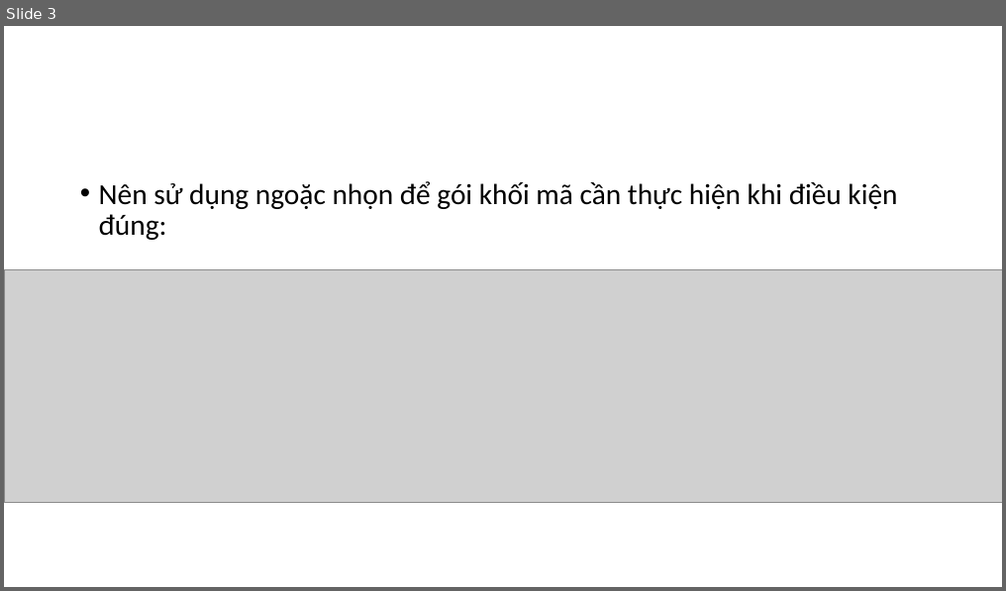
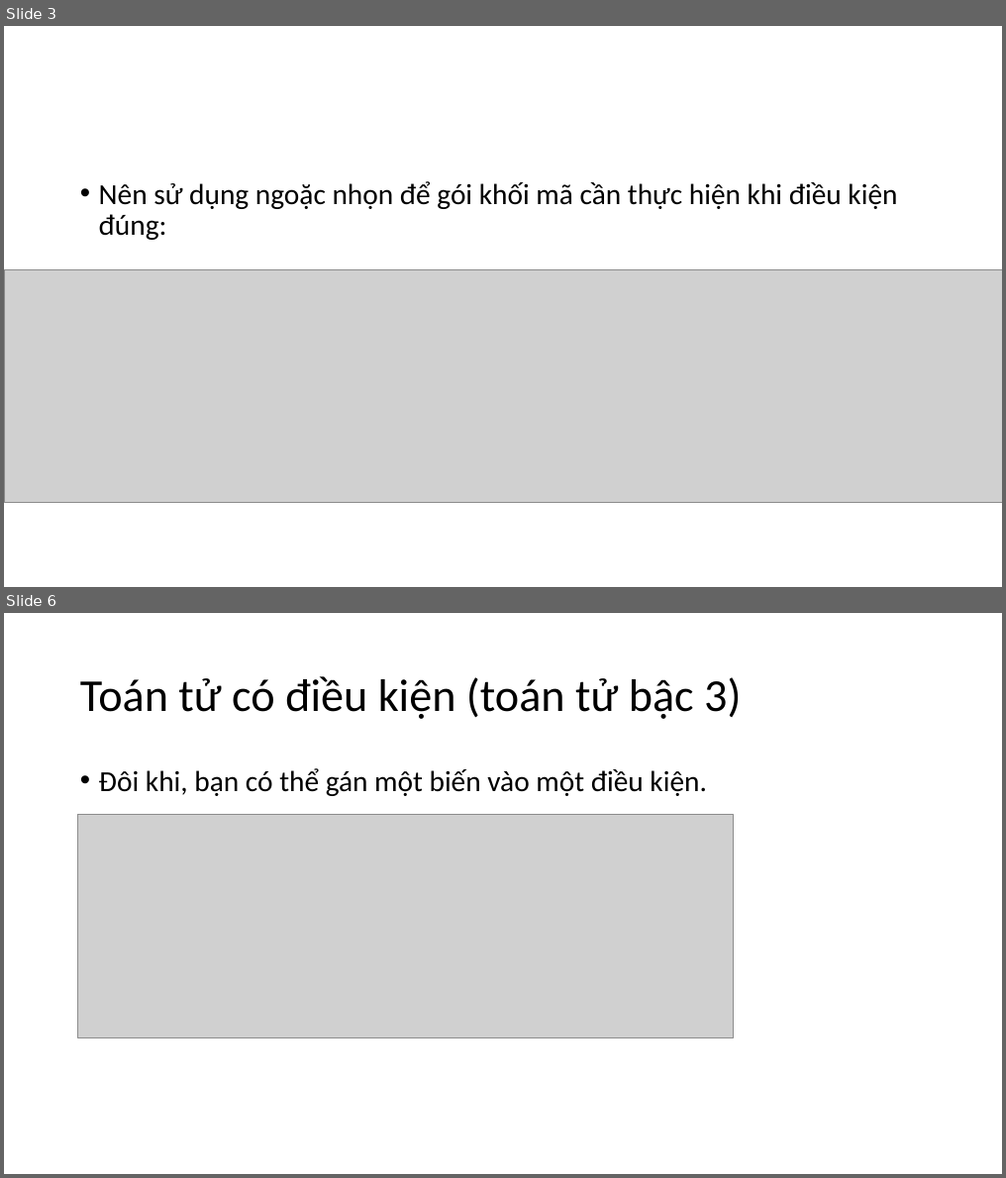
Before and after one commit to cuongcungcoi/web28, a slide deck: lab9/dịch 2.10.pptx. Shown one above the other, each under a label of ours: slide 3 before the commit, slides 3 and 6 after it; the slides between them are not shown. The pictures are 1006x591 and 1006x1178 pixels, drawn with LibreOffice and Linux fonts; fonts in the diff are those of the drawing; grey boxes stand for pictures. Boxes give left, top, right and bottom in pixels: in the first picture for what was removed or moved away, otherwise in the second. Text is boxed around its words. In the diff, an @@ line names an element or a change of style, - is before the commit and + after.

```diff
--- a/lab9/dịch 2.10.pptx
+++ b/lab9/dịch 2.10.pptx
@@ slide 6 added at <box>4,613,1002,1174</box>, background #FFFFFF @@
@@ title added at <box>80,676,741,719</box>, 44 pt, text #000000 @@
+Toán tử có điều kiện (toán tử bậc 3)
@@ text added at <box>99,768,707,796</box>, 28 pt, text #000000 @@
+• Đôi khi, bạn có thể gán một biến vào một điều kiện.
@@ picture added at <box>78,814,734,1039</box> @@
```
Also in this commit, not shown: 1 slide changed, 2 other slides added, 2 other files.
